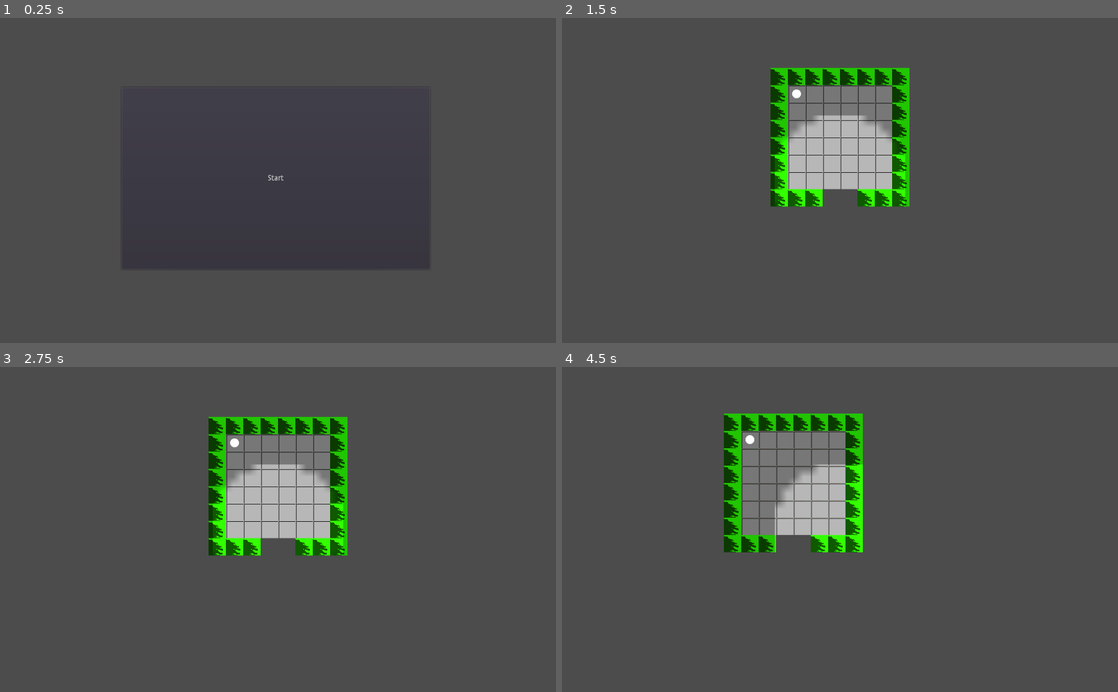
Above: before the commit, frames 1-4 (two rows, left to right).
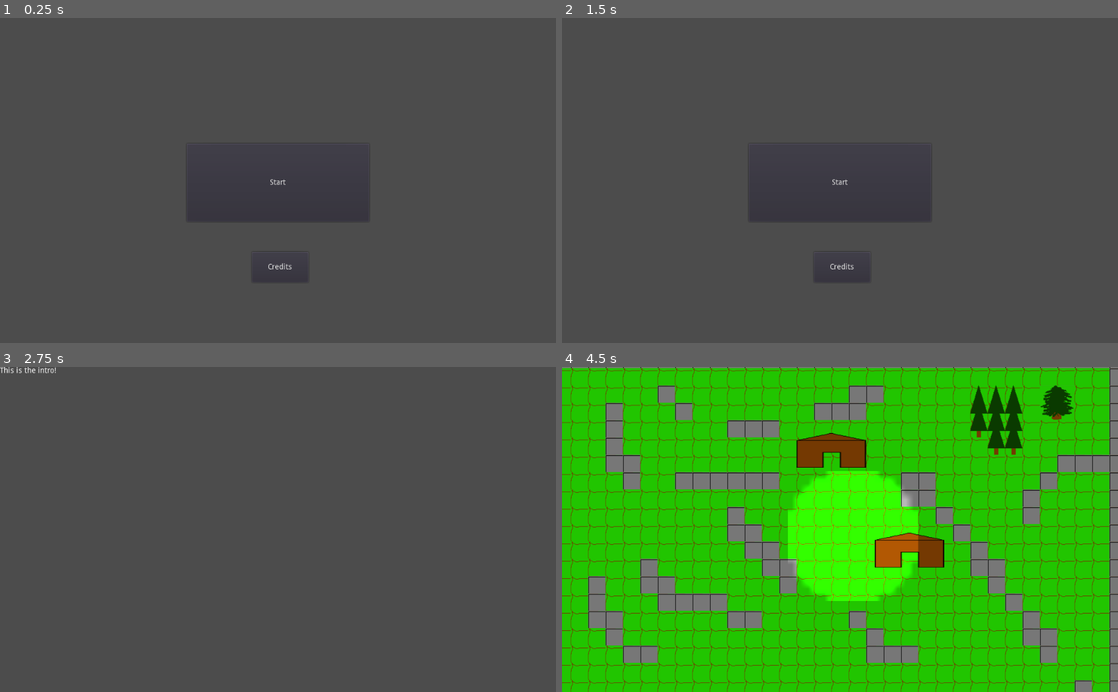
Above: after the commit, the same moments.

Repository: HaywardMorihara/2021AprGameJam
Game: Godot game, scene res://menu/MainMenu.tscn
The game is run twice, just before and just after one commit, with the same random seed, the same clock (stepped at 60 frames per second) and the same inputs.
Inputs (mouse positions are in pixels of both pictures, inside the frame that each line leads up to):
- Up to frame 1 (0.25 s): no input
- Up to frame 2 (1.5 s): click (840, 268) at 0.5 s, where only the run after the commit has a clickable "Credits"; click (834, 284) at 1.25 s, where only the run after the commit has a clickable "Return"
- Up to frame 3 (2.75 s): click (278, 532) at 2 s, where only the run after the commit has a clickable "Start"
- Up to frame 4 (4.5 s): tap Enter at 2.75 s; move the mouse to (962, 513) at 2.77 s; hold D (right) 2.78-3.53 s; tap Space (check_watch) at 2.85, 4.35 s; move the mouse to (728, 545) at 3.52 s; hold S (down) 3.53-4.28 s; click (728, 545) at 3.6 s; move the mouse to (895, 458) at 4.27 s; hold D (right) from 4.28 s (still down)

The runs differ from the first frame. In frame 1, 0.1% of the frame differs, in the area x 45-56%, y 48-78%; in frame 2, 9.9%; in frame 3, 10%; in frame 4, 98%, in the area x 0-100%, y 0-100%.

Commit message:
Credits Menu

Diff:
--- /dev/null
+++ b/menu/CreditsButton.gd
@@ -0,0 +1,6 @@
+extends Button
+
+
+
+func _on_CreditsButton_pressed():
+	get_tree().change_scene("res://menu/CreditsMenu.tscn")
--- /dev/null
+++ b/menu/CreditsMenu.tscn
@@ -0,0 +1,33 @@
+[gd_scene load_steps=2 format=2]
+
+[ext_resource path="res://menu/MainMenuButton.gd" type="Script" id=1]
+
+[node name="Control" type="Control"]
+anchor_right = 1.0
+anchor_bottom = 1.0
+__meta__ = {
+"_edit_use_anchors_": false
+}
+
+[node name="RichTextLabel" type="RichTextLabel" parent="."]
+margin_left = 400.0
+margin_top = 104.0
+margin_right = 808.0
+margin_bottom = 344.0
+text = "Credits:
+
+- ArMM1998 for the TIleset & Basic Character Art
+"
+
+[node name="MainMenuButton" type="Button" parent="."]
+margin_left = 440.0
+margin_top = 472.0
+margin_right = 494.0
+margin_bottom = 492.0
+rect_scale = Vector2( 2.3447, 2.03488 )
+text = "Return"
+script = ExtResource( 1 )
+__meta__ = {
+"_edit_use_anchors_": false
+}
+[connection signal="pressed" from="MainMenuButton" to="MainMenuButton" method="_on_MainMenuButton_pressed"]
--- a/menu/MainMenu.tscn
+++ b/menu/MainMenu.tscn
@@ -1,6 +1,7 @@
-[gd_scene load_steps=2 format=2]
+[gd_scene load_steps=3 format=2]
 
 [ext_resource path="res://menu/StartButton.gd" type="Script" id=1]
+[ext_resource path="res://menu/CreditsButton.gd" type="Script" id=2]
 
 [node name="MainMenu" type="Control"]
 anchor_right = 1.0
@@ -14,13 +15,25 @@
 anchor_top = 0.5
 anchor_right = 0.5
 anchor_bottom = 0.5
-margin_left = -288.0
-margin_top = -172.0
-margin_right = 280.0
-margin_bottom = 164.0
+margin_left = -168.0
+margin_top = -68.0
+margin_right = 168.0
+margin_bottom = 76.0
 text = "Start"
 script = ExtResource( 1 )
 __meta__ = {
 "_edit_use_anchors_": false
 }
+
+[node name="CreditsButton" type="Button" parent="."]
+margin_left = 464.0
+margin_top = 432.0
+margin_right = 568.0
+margin_bottom = 488.0
+text = "Credits"
+script = ExtResource( 2 )
+__meta__ = {
+"_edit_group_": true
+}
 [connection signal="pressed" from="StartButton" to="StartButton" method="_on_StartButton_pressed"]
+[connection signal="pressed" from="CreditsButton" to="CreditsButton" method="_on_CreditsButton_pressed"]
--- /dev/null
+++ b/menu/MainMenuButton.gd
@@ -0,0 +1,4 @@
+extends Button
+
+func _on_MainMenuButton_pressed():
+	get_tree().change_scene("res://menu/MainMenu.tscn")
Not shown, added: assets/sprites/gfx/Inner.png.import
Not shown, added: assets/sprites/gfx/NPC_test.png.import
Not shown, added: assets/sprites/gfx/Overworld.png.import
Not shown, added: assets/sprites/gfx/cave.png.import
Not shown, added: assets/sprites/gfx/character.png.import
Not shown, added: assets/sprites/gfx/font.png.import
Not shown, added: assets/sprites/gfx/log.png.import
Not shown, added: assets/sprites/gfx/objects.png.import
